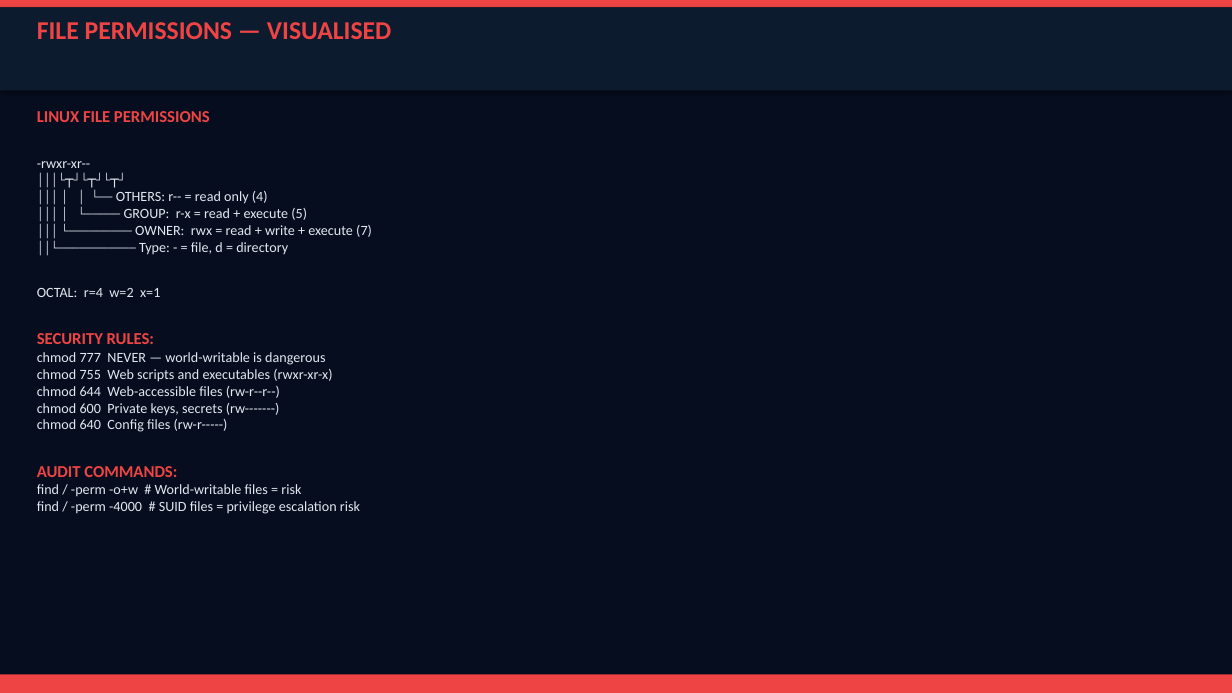
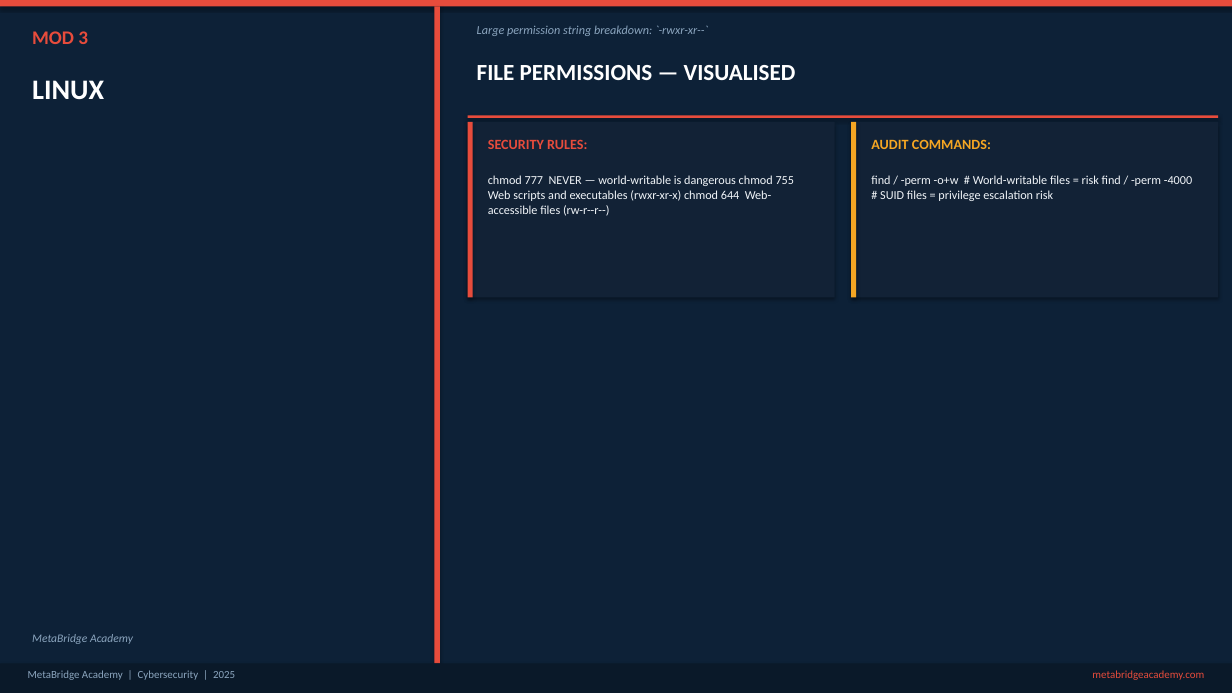
Before and after one commit to Gidoty/metabridge-website, a slide deck: slide 17 of exports/Cybersecurity-Slide-Deck.pptx (slide 18 before the commit). Drawn at 1232x693 pixels with LibreOffice and Linux fonts; fonts in the diff are those of the drawing. Boxes give left, top, right and bottom in pixels: in the first picture for what was removed or moved away, otherwise in the second. Text is boxed around its words. In the diff, an @@ line names an element or a change of style, - is before the commit and + after.

```diff
--- a/exports/Cybersecurity-Slide-Deck.pptx
+++ b/exports/Cybersecurity-Slide-Deck.pptx
@@ background #060D1E to #0D2137 @@
@@ rectangle at [0,0,1232,6]: fill #EF4444 to #E74C3C @@
@@ rectangle removed at [0,7,1232,91] @@
@@ rectangle added at [434,6,440,664], fill #E74C3C @@
@@ text added at [477,25,708,36], 9.5 pt, text #8BA5BE, italic @@
+Large permission string breakdown: `-rwxr-xr--`
@@ text added at [32,31,88,44], 15 pt, text #E74C3C, bold @@
+MOD 3
@@ text "FILE PERMISSIONS — VISUALISED": place and size @@
-text "FILE PERMISSIONS — VISUALISED" at [37,22,391,39]
+text "FILE PERMISSIONS — VISUALISED" at [477,65,796,80]
@@ text "FILE PERMISSIONS — VISUALISED" at [477,65,796,80]: size 20 to 18 pt, text colour #EF4444 to #FFFFFF @@
@@ text added at [32,80,104,100], 22 pt, text #FFFFFF, bold @@
+LINUX
@@ text removed at [37,111,372,514] @@
-LINUX FILE PERMISSIONS
--rwxr-xr--
-│││└┬┘└┬┘└┬┘
-│││ │ │ └── OTHERS: r-- = read only (4)
-│││ │ └───── GROUP: r-x = read + execute (5)
-│││ └───────── OWNER: rwx = read + write + execute (7)
-││└─────────── Type: - = file, d = directory
-OCTAL: r=4 w=2 x=1
-SECURITY RULES:
-chmod 777 NEVER — world-writable is dangerous
-chmod 755 Web scripts and executables (rwxr-xr-x)
-chmod 644 Web-accessible files (rw-r--r--)
-chmod 600 Private keys, secrets (rw-------)
-chmod 640 Config files (rw-r-----)
-AUDIT COMMANDS:
-find / -perm -o+w # World-writable files = risk
-find / -perm -4000 # SUID files = privilege escalation risk
@@ rectangle added at [468,116,1218,118], fill #E74C3C @@
@@ rectangle added at [468,122,835,298], fill #122236 @@
@@ rectangle added at [468,122,473,298], fill #E74C3C @@
@@ text added at [488,139,587,149], 11 pt, text #E74C3C, bold @@
+SECURITY RULES:
@@ rectangle added at [851,122,1218,298], fill #122236 @@
@@ rectangle added at [851,122,857,298], fill #F5A623 @@
@@ text added at [871,139,991,149], 11 pt, text #F5A623, bold @@
+AUDIT COMMANDS:
@@ text added at [488,175,794,216], 9.5 pt, text #F0F4F8 @@
+chmod 777 NEVER — world-writable is dangerous chmod 755 Web scripts and executables (rwxr-xr-x) chmod 644 Web-accessible files (rw-r--r--)
@@ text added at [871,175,1192,201], 9.5 pt, text #F0F4F8 @@
+find / -perm -o+w # World-writable files = risk find / -perm -4000 # SUID files = privilege escalation risk
@@ text added at [32,634,133,644], 9 pt, text #8BA5BE, italic @@
+MetaBridge Academy
@@ rectangle: place and size @@
-rectangle at [0,675,1232,693]
+rectangle at [0,664,1232,693]
@@ rectangle at [0,664,1232,693]: fill #EF4444 to #0A1929 @@
@@ text added at [28,670,235,680], 8.5 pt, text #8BA5BE @@
+MetaBridge Academy | Cybersecurity | 2025
@@ text added at [1092,670,1204,680], 8.5 pt, text #E74C3C @@
+metabridgeacademy.com
```
Also in this commit, not shown: 49 other slides changed, 7 slides added, 8 slides removed, 25 other files.
